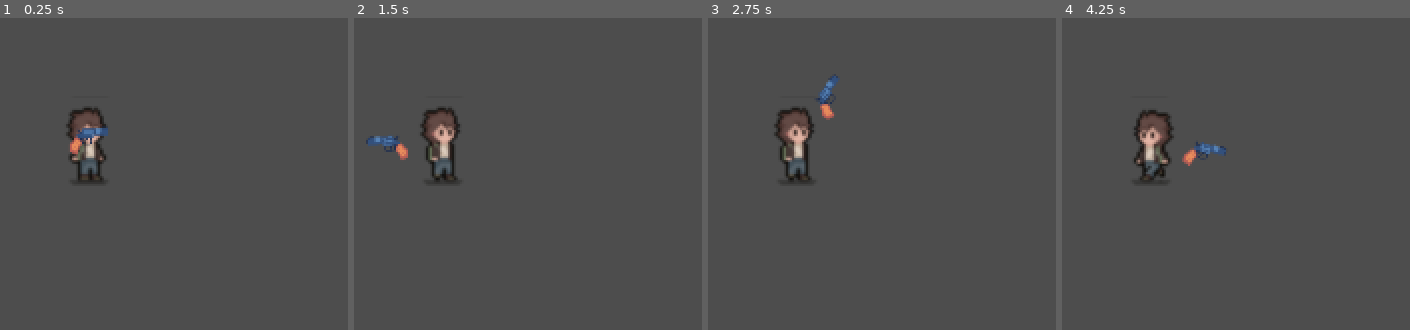
Above: before the commit, frames 1-4 (left to right).
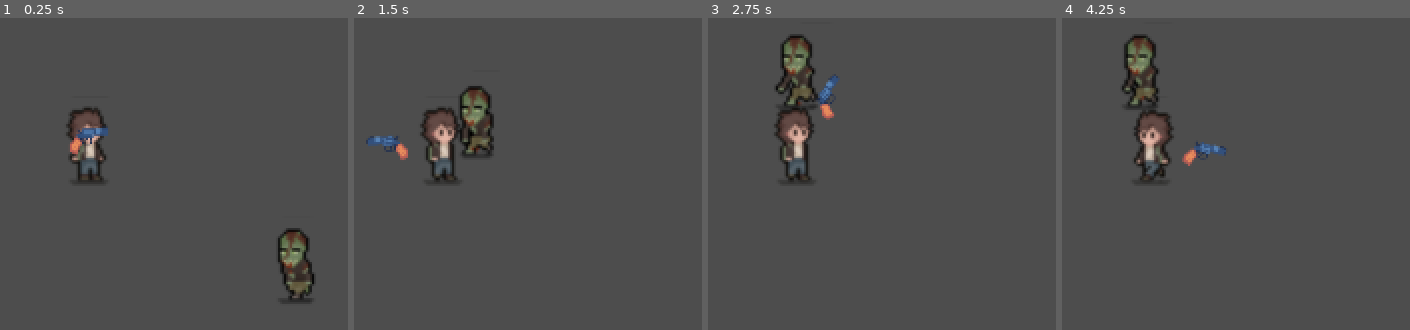
Above: after the commit, the same moments.

Repository: AustynLobo/EiDS
Game: Godot game, scene res://scenes/game.tscn
Same seed, same stepped clock (60 frames per second), same inputs: the game is played once before the commit and once after it.
Inputs (mouse positions are in pixels of both pictures, inside the frame that each line leads up to):
- Up to frame 1 (0.25 s): no input
- Up to frame 2 (1.5 s): move the mouse to (outside the picture) at 0.52 s; hold D (right) 0.53-1.28 s; move the mouse to (outside the picture) at 1.27 s; hold S (down) from 1.28 s (still down)
- Up to frame 3 (2.75 s): move the mouse to (outside the picture) at 2.02 s; release S (down) at 2.03 s; hold D (right) from 2.03 s (still down)
- Up to frame 4 (4.25 s): move the mouse to (1072, 320) at 2.77 s; release D (right) at 2.78 s; hold W (up) 2.78-3.53 s; tap Enter at 3.5 s; move the mouse to (outside the picture) at 3.52 s; hold A (left) from 3.53 s (still down)

The runs differ from the first frame. In frame 1, 1.5% of the frame differs, in the area x 79-91%, y 67-92%; in frame 2, 1.6%; in frame 3, 1.6%; in frame 4, 1.6%, in the area x 17-28%, y 5-29%.

Commit message:
Make zombie follow player

Diff:
--- a/scenes/game.tscn
+++ b/scenes/game.tscn
@@ -1,6 +1,7 @@
-[gd_scene load_steps=2 format=3 uid="uid://boon40uj7183r"]
+[gd_scene load_steps=3 format=3 uid="uid://boon40uj7183r"]
 
 [ext_resource type="PackedScene" uid="uid://b6fivapgxnbi6" path="res://scenes/player.tscn" id="1_m6nq7"]
+[ext_resource type="PackedScene" uid="uid://whn2wd2dt6du" path="res://scenes/zombie.tscn" id="2_yyrmd"]
 
 [node name="Game" type="Node2D"]
 
@@ -10,3 +11,7 @@
 [node name="Camera2D" type="Camera2D" parent="Player"]
 zoom = Vector2(2, 2)
 position_smoothing_speed = 10.0
+
+[node name="Zombie" parent="." node_paths=PackedStringArray("target") instance=ExtResource("2_yyrmd")]
+position = Vector2(86, 49)
+target = NodePath("../Player")
--- a/scenes/player.tscn
+++ b/scenes/player.tscn
@@ -66,6 +66,7 @@
 [node name="Player" type="CharacterBody2D"]
 position = Vector2(337, 176)
 script = ExtResource("1_tbmvo")
+speed = 100.0
 
 [node name="CollisionShape2D" type="CollisionShape2D" parent="."]
 position = Vector2(-1, 2)
--- /dev/null
+++ b/scenes/zombie.gd
@@ -0,0 +1,18 @@
+extends CharacterBody2D
+
+@export var speed = 50.0
+@export var target: Node2D
+
+@onready var _animated_sprite = $AnimatedSprite2D
+
+
+func _physics_process(delta: float) -> void:
+	var target_vector = target.position - position
+
+	velocity = target_vector.normalized() * speed
+	if velocity.length() == 0:
+		_animated_sprite.play("idle")
+	else:
+		_animated_sprite.play("move")
+		_animated_sprite.flip_h = velocity.x < 0
+	move_and_slide()
--- /dev/null
+++ b/scenes/zombie.tscn
@@ -0,0 +1,139 @@
+[gd_scene load_steps=21 format=3 uid="uid://whn2wd2dt6du"]
+
+[ext_resource type="Script" path="res://scenes/zombie.gd" id="1_n0ef4"]
+[ext_resource type="Texture2D" uid="uid://dujl3ym4k0g12" path="res://assets/Apocalypse Character Pack/Zombie/Idle.png" id="2_gau4c"]
+[ext_resource type="Texture2D" uid="uid://dykdyil8glvr6" path="res://assets/Apocalypse Character Pack/Zombie/Walk.png" id="3_4fp8v"]
+
+[sub_resource type="RectangleShape2D" id="RectangleShape2D_8n3rc"]
+size = Vector2(14, 26)
+
+[sub_resource type="AtlasTexture" id="AtlasTexture_b8eqb"]
+atlas = ExtResource("2_gau4c")
+region = Rect2(0, 64, 32, 32)
+
+[sub_resource type="AtlasTexture" id="AtlasTexture_3vpiq"]
+atlas = ExtResource("2_gau4c")
+region = Rect2(32, 64, 32, 32)
+
+[sub_resource type="AtlasTexture" id="AtlasTexture_khwln"]
+atlas = ExtResource("2_gau4c")
+region = Rect2(64, 64, 32, 32)
+
+[sub_resource type="AtlasTexture" id="AtlasTexture_847dx"]
+atlas = ExtResource("2_gau4c")
+region = Rect2(96, 64, 32, 32)
+
+[sub_resource type="AtlasTexture" id="AtlasTexture_vklfg"]
+atlas = ExtResource("2_gau4c")
+region = Rect2(128, 64, 32, 32)
+
+[sub_resource type="AtlasTexture" id="AtlasTexture_hxvqb"]
+atlas = ExtResource("3_4fp8v")
+region = Rect2(0, 64, 32, 32)
+
+[sub_resource type="AtlasTexture" id="AtlasTexture_yrv1a"]
+atlas = ExtResource("3_4fp8v")
+region = Rect2(32, 64, 32, 32)
+
+[sub_resource type="AtlasTexture" id="AtlasTexture_mn3ut"]
+atlas = ExtResource("3_4fp8v")
+region = Rect2(64, 64, 32, 32)
+
+[sub_resource type="AtlasTexture" id="AtlasTexture_7ribu"]
+atlas = ExtResource("3_4fp8v")
+region = Rect2(96, 64, 32, 32)
+
+[sub_resource type="AtlasTexture" id="AtlasTexture_fp5il"]
+atlas = ExtResource("3_4fp8v")
+region = Rect2(128, 64, 32, 32)
+
+[sub_resource type="AtlasTexture" id="AtlasTexture_gdpum"]
+atlas = ExtResource("3_4fp8v")
+region = Rect2(160, 64, 32, 32)
+
+[sub_resource type="AtlasTexture" id="AtlasTexture_867b6"]
+atlas = ExtResource("3_4fp8v")
+region = Rect2(192, 64, 32, 32)
+
+[sub_resource type="AtlasTexture" id="AtlasTexture_b40yf"]
+atlas = ExtResource("3_4fp8v")
+region = Rect2(224, 64, 32, 32)
+
+[sub_resource type="AtlasTexture" id="AtlasTexture_xcssr"]
+atlas = ExtResource("3_4fp8v")
+region = Rect2(256, 64, 32, 32)
+
+[sub_resource type="AtlasTexture" id="AtlasTexture_c3jdy"]
+atlas = ExtResource("3_4fp8v")
+region = Rect2(288, 64, 32, 32)
+
+[sub_resource type="SpriteFrames" id="SpriteFrames_hgby3"]
+animations = [{
+"frames": [{
+"duration": 1.0,
+"texture": SubResource("AtlasTexture_b8eqb")
+}, {
+"duration": 1.0,
+"texture": SubResource("AtlasTexture_3vpiq")
+}, {
+"duration": 1.0,
+"texture": SubResource("AtlasTexture_khwln")
+}, {
+"duration": 1.0,
+"texture": SubResource("AtlasTexture_847dx")
+}, {
+"duration": 1.0,
+"texture": SubResource("AtlasTexture_vklfg")
+}],
+"loop": true,
+"name": &"idle",
+"speed": 5.0
+}, {
+"frames": [{
+"duration": 1.0,
+"texture": SubResource("AtlasTexture_hxvqb")
+}, {
+"duration": 1.0,
+"texture": SubResource("AtlasTexture_yrv1a")
+}, {
+"duration": 1.0,
+"texture": SubResource("AtlasTexture_mn3ut")
+}, {
+"duration": 1.0,
+"texture": SubResource("AtlasTexture_7ribu")
+}, {
+"duration": 1.0,
+"texture": SubResource("AtlasTexture_fp5il")
+}, {
+"duration": 1.0,
+"texture": SubResource("AtlasTexture_gdpum")
+}, {
+"duration": 1.0,
+"texture": SubResource("AtlasTexture_867b6")
+}, {
+"duration": 1.0,
+"texture": SubResource("AtlasTexture_b40yf")
+}, {
+"duration": 1.0,
+"texture": SubResource("AtlasTexture_xcssr")
+}, {
+"duration": 1.0,
+"texture": SubResource("AtlasTexture_c3jdy")
+}],
+"loop": true,
+"name": &"move",
+"speed": 6.0
+}]
+
+[node name="Zombie" type="CharacterBody2D"]
+position = Vector2(337, 176)
+script = ExtResource("1_n0ef4")
+
+[node name="CollisionShape2D" type="CollisionShape2D" parent="."]
+position = Vector2(0, 2)
+shape = SubResource("RectangleShape2D_8n3rc")
+
+[node name="AnimatedSprite2D" type="AnimatedSprite2D" parent="."]
+sprite_frames = SubResource("SpriteFrames_hgby3")
+animation = &"move"
+frame_progress = 0.28732
--- a/scripts/player.gd
+++ b/scripts/player.gd
@@ -1,6 +1,6 @@
 extends CharacterBody2D
 
-const SPEED = 300.0
+@export var speed = 300.0
 
 @onready var _animated_sprite = $AnimatedSprite2D
 
@@ -12,7 +12,7 @@
 	if direction:
 		if direction.x:
 			_animated_sprite.flip_h = direction.x < 0
-		velocity = direction * SPEED
+		velocity = direction * speed
 		_animated_sprite.play("move")
 	else:
 		velocity = Vector2.ZERO
